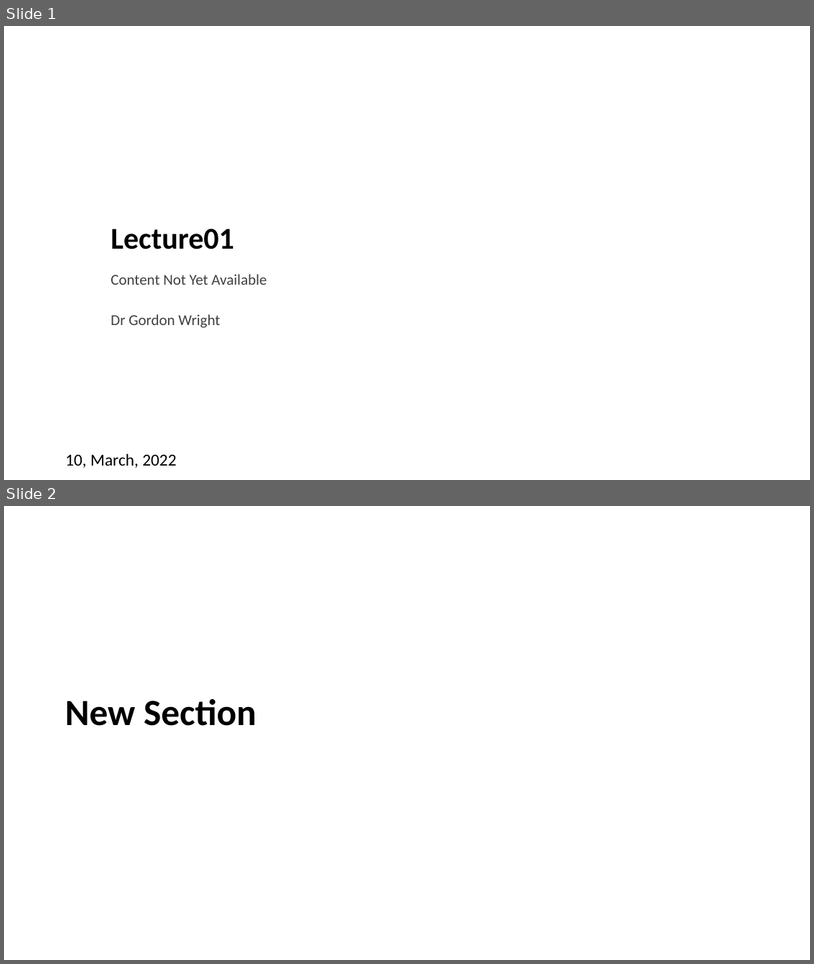
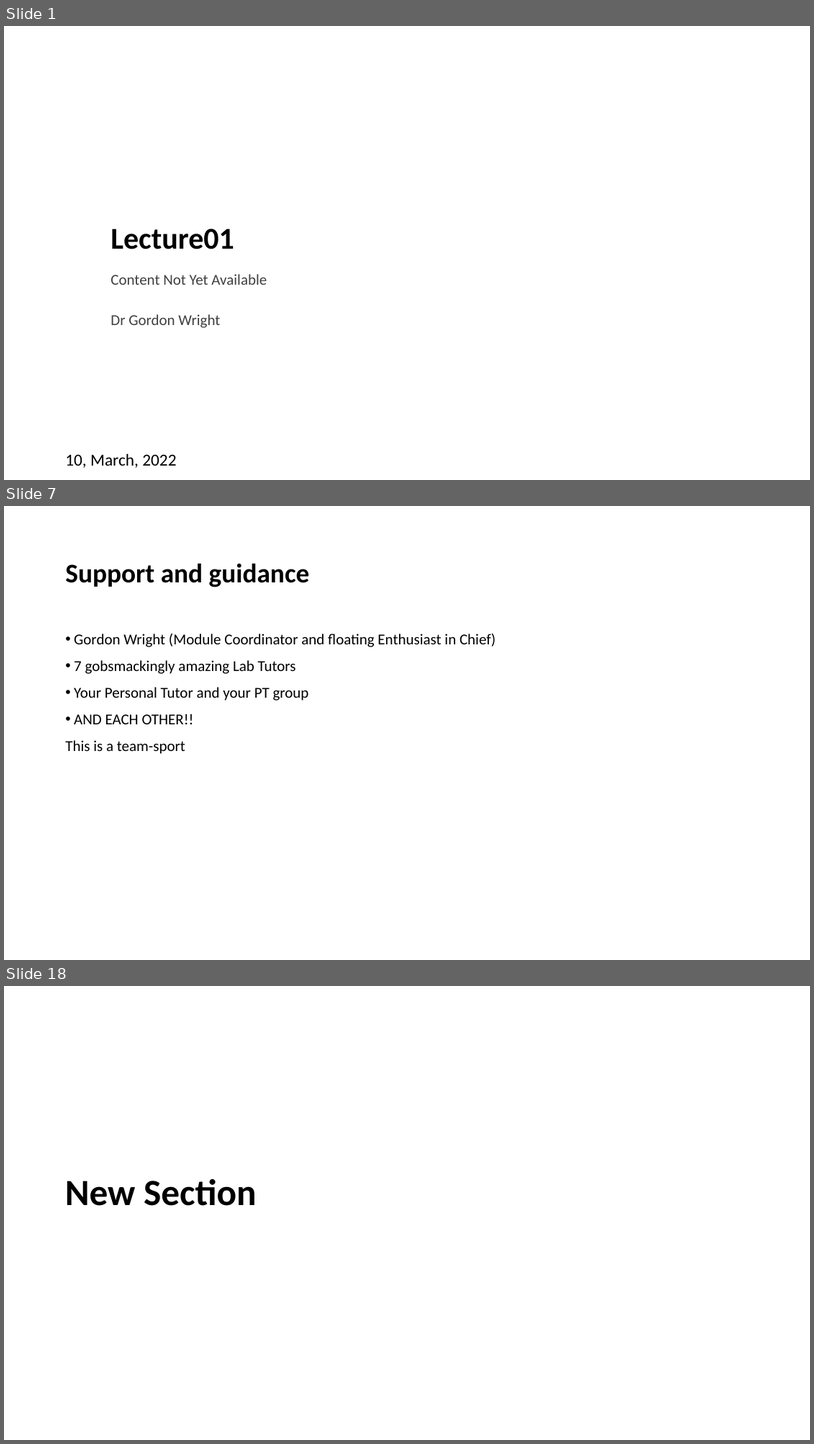
Before and after one commit to LittleMonkeyLab/PS52007Dslides, a slide deck: _site/lectures/Lecture01/Lecture01.pptx. Shown one above the other, each under a label of ours: slides 1 and 2 before the commit, slides 1, 7 and 18 after it; the slides between them are not shown. The pictures are 814x964 and 814x1444 pixels, drawn with LibreOffice and Linux fonts; fonts in the diff are those of the drawing; background and template pictures are left out. Boxes give left, top, right and bottom in pixels: in the first picture for what was removed or moved away, otherwise in the second. Text is boxed around its words. In the diff, an @@ line names an element or a change of style, - is before the commit and + after.

```diff
--- a/_site/lectures/Lecture01/Lecture01.pptx
+++ b/_site/lectures/Lecture01/Lecture01.pptx
@@ slide 7 added at (x1=4, y1=506, x2=810, y2=960), background #FFFFFF @@
@@ title added at (x1=65, y1=563, x2=310, y2=587), 32 pt, text #000000, bold @@
+Support and guidance
@@ text added at (x1=65, y1=633, x2=496, y2=754), 18 pt, text #000000 @@
+• Gordon Wright (Module Coordinator and floating Enthusiast in Chief)
+• 7 gobsmackingly amazing Lab Tutors
+• Your Personal Tutor and your PT group
+• AND EACH OTHER!!
+This is a team-sport
@@ what was slide 2 is now slide 18 @@
```
Also in this commit, not shown: 1 slide changed, 14 other slides added, 7 slides removed, 27 other files.
